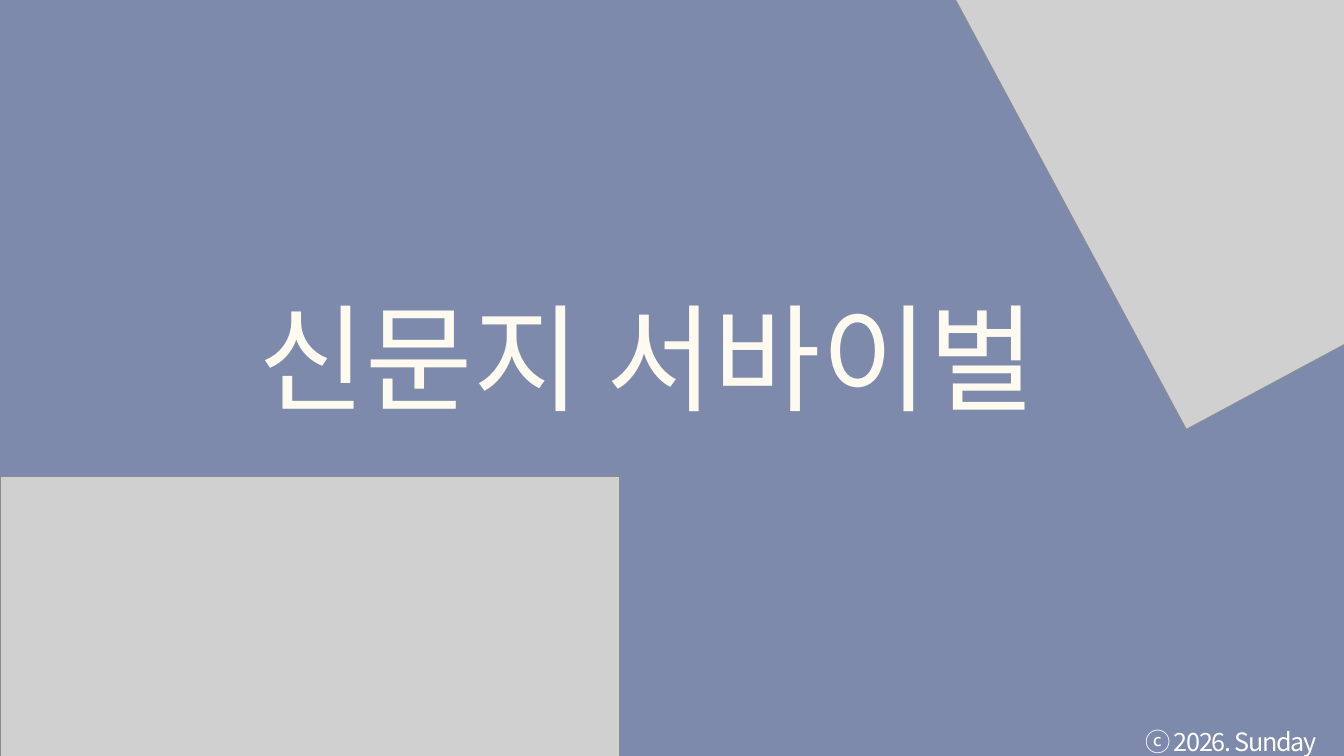
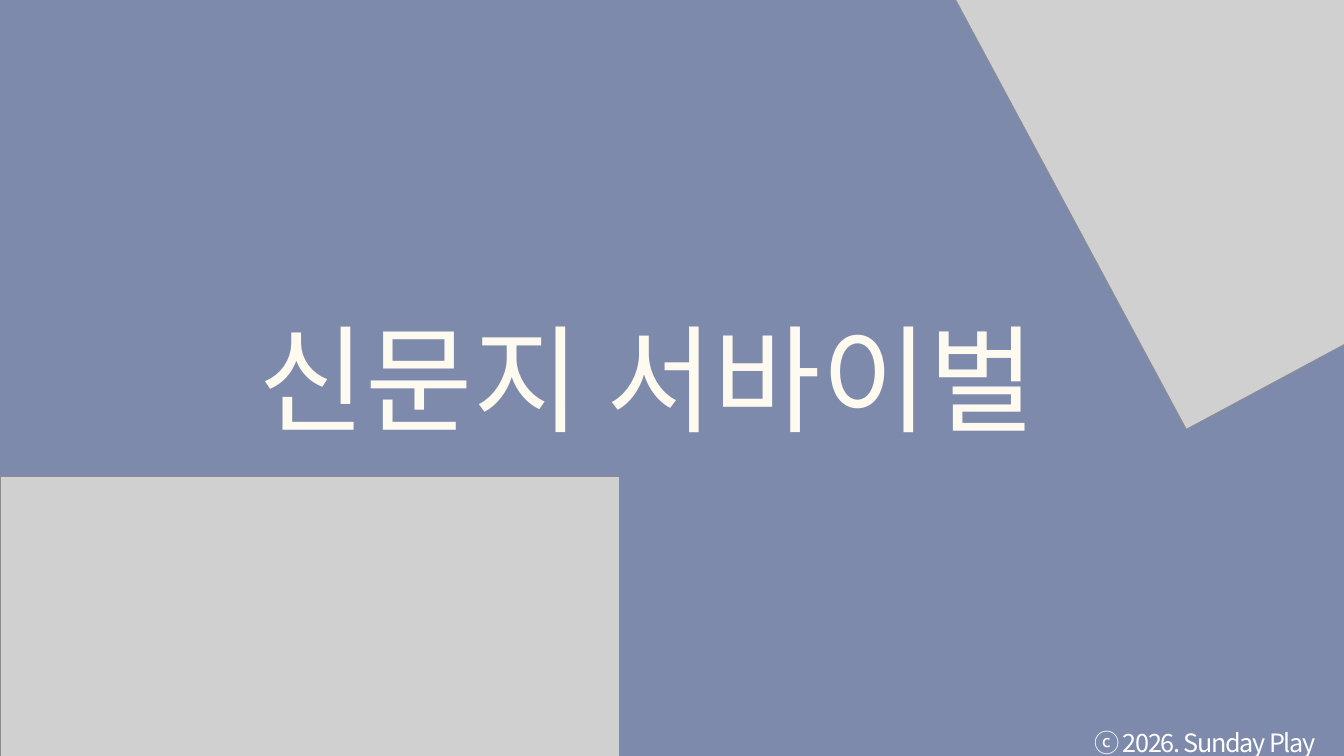
Before and after one commit to tkdgns25300/sunday_play, a slide deck: slide 1 of public/downloads/games/newspaper-folding/rules.pptx. Drawn at 1344x756 pixels with LibreOffice and Linux fonts; fonts in the diff are those of the drawing; grey boxes stand for pictures. Boxes give left, top, right and bottom in pixels: in the first picture for what was removed or moved away, otherwise in the second. Text is boxed around its words. In the diff, an @@ line names an element or a change of style, - is before the commit and + after.

```diff
--- a/public/downloads/games/newspaper-folding/rules.pptx
+++ b/public/downloads/games/newspaper-folding/rules.pptx
@@ text "신문지 서바이벌": place and size @@
-text "신문지 서바이벌" at [258,305,1036,411]
+text "신문지 서바이벌" at [258,326,1036,432]
@@ text "신문지 서바이벌" at [258,326,1036,432]: font Roboto to Noto Sans CJK KR @@
@@ text "ⓒ 2026. Sunday Play" rewrapped from [1145,730,1317,756] to [1094,731,1316,756] @@
```
Also in this commit, not shown: 3 other slides changed, 1 slide added, 3 other files.
